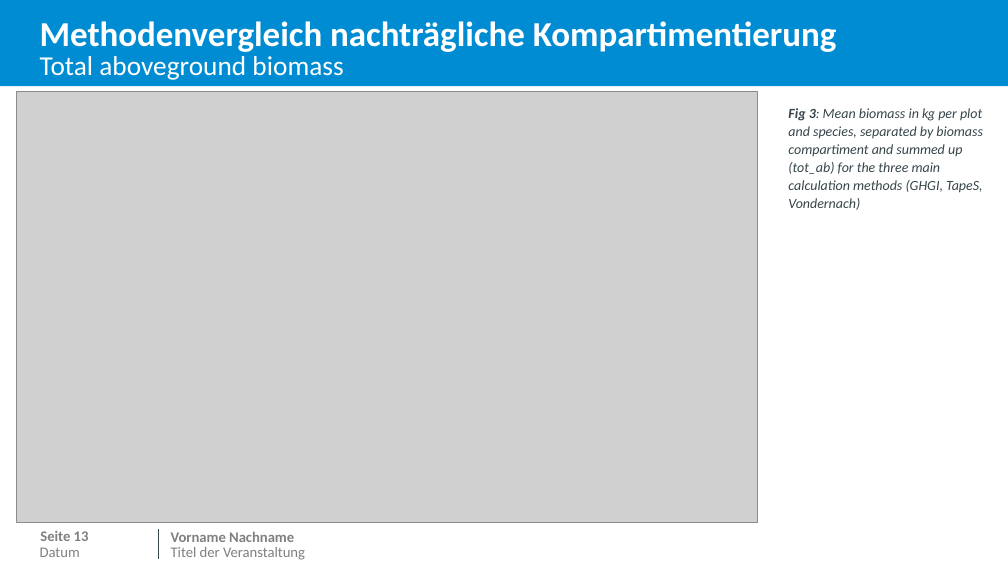
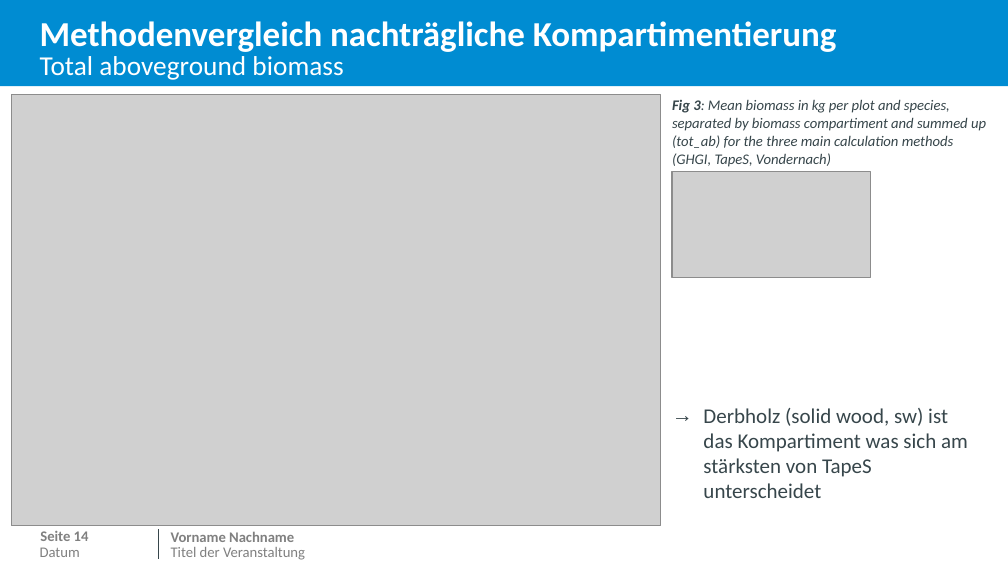
Before and after one commit to JetteGercken/TI_BZE_BE_analysis, a slide deck: slide 15 of info/biomasse_vergleich_MoMoK_BE.pptx (slide 14 before the commit). Drawn at 1008x567 pixels with LibreOffice and Linux fonts; fonts in the diff are those of the drawing; grey boxes stand for pictures; background and template pictures are left out. Boxes give left, top, right and bottom in pixels: in the first picture for what was removed or moved away, otherwise in the second. Text is boxed around its words. In the diff, an @@ line names an element or a change of style, - is before the commit and + after.

Commit message:
nitrogen contents have to do the species grouping write nitrogen formulas, do deadwood compartimentition

```diff
--- a/info/biomasse_vergleich_MoMoK_BE.pptx
+++ b/info/biomasse_vergleich_MoMoK_BE.pptx
@@ picture: place and size @@
-picture at (17, 92, 758, 523)
+picture at (11, 95, 660, 526)
@@ picture removed at (17, 93, 753, 521) @@
@@ text "Fig 3: Mean biomass in ...": place and size @@
-text "Fig 3: Mean biomass in ..." at (788, 108, 983, 210)
+text "Fig 3: Mean biomass in ..." at (672, 99, 986, 167)
@@ text "Fig 3: Mean biomass in ..." at (672, 99, 986, 167): size 10 to 10.5 pt @@
@@ picture added at (672, 172, 871, 278) @@
@@ text added at (703, 408, 968, 498), 15 pt, text #37464B @@
+→ Derbholz (solid wood, sw) ist das Kompartiment was sich am stärksten von TapeS unterscheidet
@@ page number at (40, 531, 89, 541): text changed @@
-Seite 13
+Seite 14
```
Also in this commit, not shown: 4 other slides changed, 1 slide added, 1 other file.
